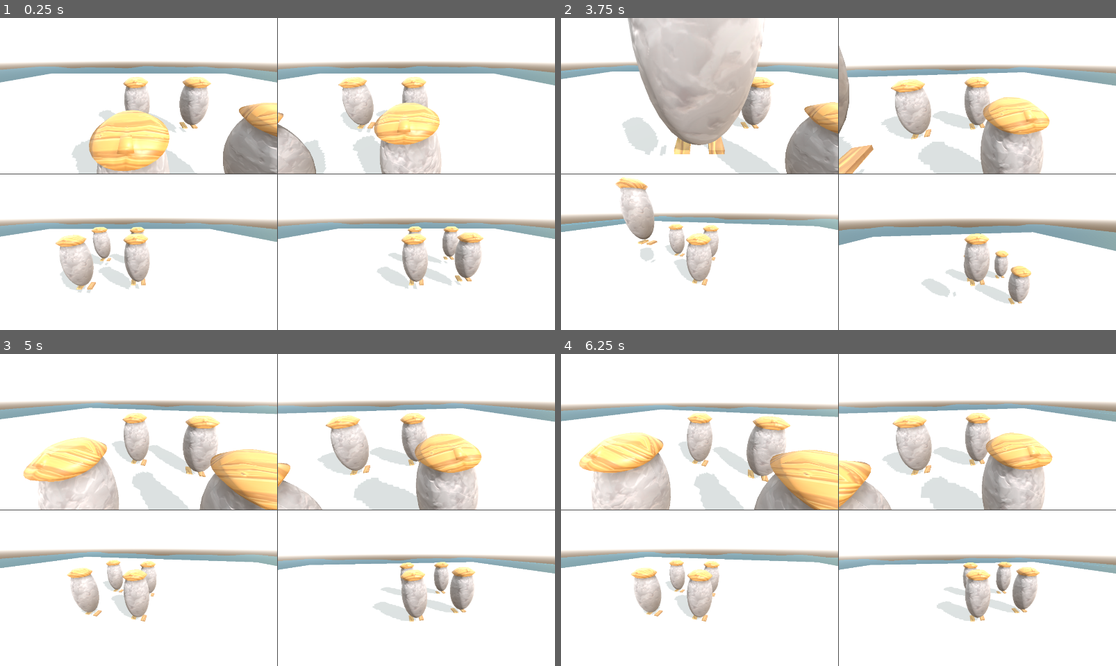
Above: before the commit, frames 1-4 (two rows, left to right).
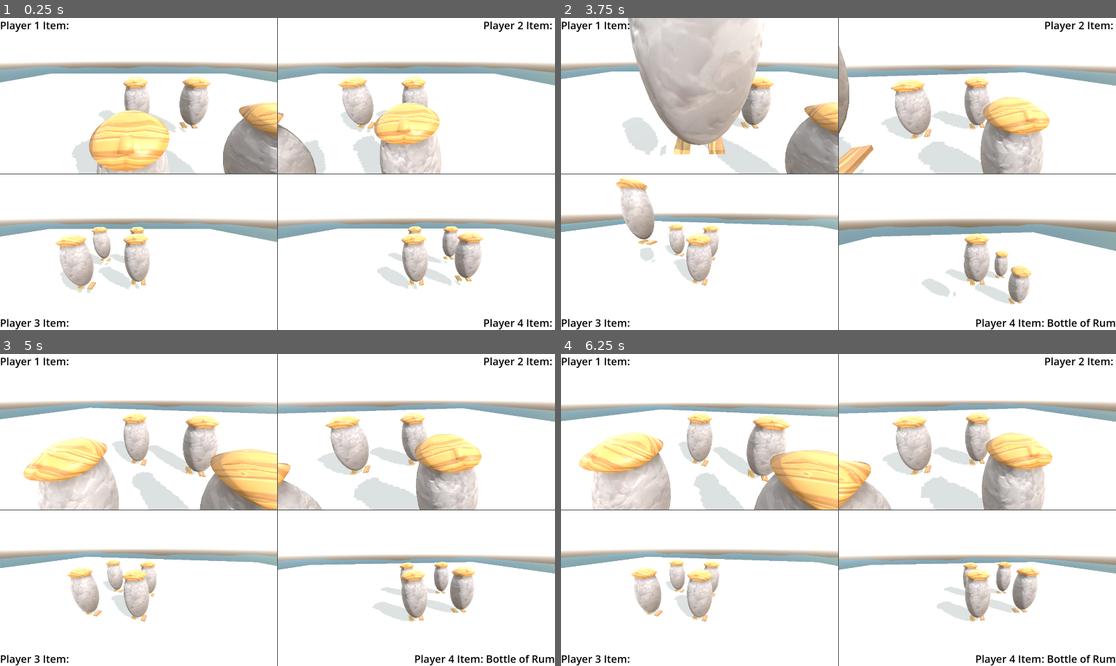
Above: after the commit, the same moments.

Repository: SofiaTilde/wrecked-DH2650-spel-project
Game: Godot game, scene res://node_3d.tscn
Same seed, same stepped clock (60 frames per second), same inputs: the game is played once before the commit and once after it.
Inputs (mouse positions are in pixels of both pictures, inside the frame that each line leads up to):
- Up to frame 1 (0.25 s): no input
- Up to frame 2 (3.75 s): move the mouse to (866, 174) at 0.52 s; move the mouse to (810, 174) at 1.27 s; move the mouse to (849, 167) at 2.02 s; move the mouse to (832, 180) at 2.77 s; tap Enter at 3.5 s; move the mouse to (877, 177) at 3.52 s
- Up to frame 3 (5 s): move the mouse to (233, 506) at 4.27 s
- Up to frame 4 (6.25 s): move the mouse to (844, 510) at 5.02 s; move the mouse to (816, 503) at 5.77 s

The runs differ from the first frame. In frame 1, 0.6% of the frame differs, in the area x 0-100%, y 1-100%; in frame 2, 0.8%; in frame 3, 0.8%; in frame 4, 0.8%.

Commit message:
Simple Item-text-label per splitScreen and added "use" button.
Very simple. For testing, an item (label) is added when jumping and is used when pressing the use_item button:
P1: right btn (controller)
P2: right btn (controller)
P3: V (keyboard)
P4: Backspace (keyboard)

Diff:
--- a/wrecked/node_3d.tscn
+++ b/wrecked/node_3d.tscn
@@ -58,11 +58,20 @@
 stretch = true
 
 [node name="SubViewport" type="SubViewport" parent="GridContainer/SubViewportContainer"]
-size = Vector2i(958, 538)
+handle_input_locally = false
+size = Vector2i(2, 2)
+render_target_update_mode = 4
 
 [node name="Player" parent="GridContainer/SubViewportContainer/SubViewport" instance=ExtResource("1_a202f")]
 transform = Transform3D(1, 0, 0, 0, 1, 0, 0, 0, 1, 0, 2, 0)
 axis_lock_angular_y = true
+
+[node name="Label" type="Label" parent="GridContainer/SubViewportContainer/SubViewport"]
+offset_right = 199.0
+offset_bottom = 50.0
+theme_override_colors/font_color = Color(0, 0, 0, 1)
+theme_override_font_sizes/font_size = 36
+text = "[Dynamic]"
 
 [node name="SubViewportContainer2" type="SubViewportContainer" parent="GridContainer"]
 layout_mode = 2
@@ -72,13 +81,24 @@
 
 [node name="SubViewport" type="SubViewport" parent="GridContainer/SubViewportContainer2"]
 handle_input_locally = false
-size = Vector2i(958, 538)
+size = Vector2i(2, 2)
 render_target_update_mode = 4
 
 [node name="Player2" parent="GridContainer/SubViewportContainer2/SubViewport" instance=ExtResource("1_a202f")]
 transform = Transform3D(1, 0, 0, 0, 1, 0, 0, 0, 1, 2.2195, 2, 0)
 axis_lock_angular_y = true
 player_id = 2
+
+[node name="Label" type="Label" parent="GridContainer/SubViewportContainer2/SubViewport"]
+anchors_preset = 1
+anchor_left = 1.0
+anchor_right = 1.0
+offset_left = -199.0
+offset_bottom = 50.0
+grow_horizontal = 0
+theme_override_colors/font_color = Color(0, 0, 0, 1)
+theme_override_font_sizes/font_size = 36
+text = "[Dynamic]"
 
 [node name="SubViewportContainer3" type="SubViewportContainer" parent="GridContainer"]
 layout_mode = 2
@@ -88,13 +108,24 @@
 
 [node name="SubViewport" type="SubViewport" parent="GridContainer/SubViewportContainer3"]
 handle_input_locally = false
-size = Vector2i(958, 538)
+size = Vector2i(2, 2)
 render_target_update_mode = 4
 
 [node name="Player3" parent="GridContainer/SubViewportContainer3/SubViewport" instance=ExtResource("1_a202f")]
 transform = Transform3D(1, 0, 0, 0, 1, 0, 0, 0, 1, 2.18954, 2, 2.40809)
 axis_lock_angular_y = true
 player_id = 3
+
+[node name="Label" type="Label" parent="GridContainer/SubViewportContainer3/SubViewport"]
+anchors_preset = 2
+anchor_top = 1.0
+anchor_bottom = 1.0
+offset_top = -50.0
+offset_right = 199.0
+grow_vertical = 0
+theme_override_colors/font_color = Color(0, 0, 0, 1)
+theme_override_font_sizes/font_size = 36
+text = "[Dynamic]"
 
 [node name="SubViewportContainer4" type="SubViewportContainer" parent="GridContainer"]
 layout_mode = 2
@@ -104,10 +135,24 @@
 
 [node name="SubViewport" type="SubViewport" parent="GridContainer/SubViewportContainer4"]
 handle_input_locally = false
-size = Vector2i(958, 538)
+size = Vector2i(2, 2)
 render_target_update_mode = 4
 
 [node name="Player4" parent="GridContainer/SubViewportContainer4/SubViewport" instance=ExtResource("1_a202f")]
 transform = Transform3D(1, 0, 0, 0, 1, 0, 0, 0, 1, 0, 2, 2.66988)
 axis_lock_angular_y = true
 player_id = 4
+
+[node name="Label" type="Label" parent="GridContainer/SubViewportContainer4/SubViewport"]
+anchors_preset = 3
+anchor_left = 1.0
+anchor_top = 1.0
+anchor_right = 1.0
+anchor_bottom = 1.0
+offset_left = -199.0
+offset_top = -50.0
+grow_horizontal = 0
+grow_vertical = 0
+theme_override_colors/font_color = Color(0, 0, 0, 1)
+theme_override_font_sizes/font_size = 36
+text = "[Dynamic]"
--- a/wrecked/player_controller.gd
+++ b/wrecked/player_controller.gd
@@ -13,6 +13,8 @@
 
 @onready var twist_pivot = $TwistPivot
 @onready var pitch_pivot = $TwistPivot/PitchPivot
+@onready var label_node = get_parent().get_node("Label")
+
 
 @export var player_id = 1 #p1 är default val! Ändra per spelar node i inspector!
 
@@ -24,6 +26,8 @@
 	Input.mouse_mode = Input.MOUSE_MODE_CAPTURED
 	ap = $PlaceholderCharacter/AnimationPlayer
 	ap.play("Idle")
+	label_node.text = "Player %s" % [player_id] + " Item: "
+
 
 
 #Returnar joystick värdet om värdet är högt nog
@@ -32,6 +36,10 @@
 			return 0.0
 		return value
 
+#call this func when you pick up/use some item
+func update_item_label(item:String)-> void:
+	if label_node: #avoid crashes if node is removed/changed
+		label_node.text = "Player %s" % [player_id] + " Item: %s" % [item]
 
 #_physics då det är en Characterbody3d, kallas kontinuerligt.
 func _physics_process(delta: float) -> void:
@@ -43,8 +51,7 @@
 	var joy_cam_y = apply_deadzone(Input.get_joy_axis([player_id]-1, JOY_AXIS_RIGHT_Y), CAMERA_DEADZONE)
 	"""
 	#New: now use Input Map, Also not using apply_deadzone since Input Map apply dead_zone automatically.
-
-	var cam_dir = Input.get_vector("camera_move_left_%s" % [player_id], "camera_move_right_%s" % [player_id], "camera_move_down_%s" % [player_id], "camera_move_up_%s" % [player_id])
+	var cam_dir = Input.get_vector("camera_move_left_%s" % [player_id], "camera_move_right_%s" % [player_id], "camera_move_down_%s" % [player_id], "camera_move_up_%s" % [player_id]) #normalized [-1,1] 2d vector
 
 	twist_input += -cam_dir.x * joystick_sensitivity
 	pitch_input += -cam_dir.y * joystick_sensitivity
@@ -64,6 +71,7 @@
 	# now use Input Map
 	if Input.is_action_just_pressed("jump_%s" % [player_id]) and is_on_floor():
 		velocity.y = JUMP_VELOCITY
+		update_item_label("Bottle of Rum") #temporary for now
 
 	#movement/running
 	#New: now use Input Map and Deadzone is set in Input Map
@@ -98,6 +106,10 @@
 	#
 	move_and_slide() #rörelse enligt velocity mm.
 
+	#use item
+	if Input.is_action_just_pressed("use_item_%s" % [player_id]):
+		update_item_label(" ")
+
 
 func _unhandled_input(event: InputEvent) -> void:
 	if event is InputEventMouseMotion:
--- a/wrecked/project.godot
+++ b/wrecked/project.godot
@@ -203,6 +203,26 @@
 "events": [Object(InputEventJoypadMotion,"resource_local_to_scene":false,"resource_name":"","device":3,"axis":3,"axis_value":-1.0,"script":null)
 ]
 }
+use_item_1={
+"deadzone": 0.2,
+"events": [Object(InputEventJoypadButton,"resource_local_to_scene":false,"resource_name":"","device":0,"button_index":1,"pressure":0.0,"pressed":false,"script":null)
+]
+}
+use_item_2={
+"deadzone": 0.2,
+"events": [Object(InputEventJoypadButton,"resource_local_to_scene":false,"resource_name":"","device":1,"button_index":1,"pressure":0.0,"pressed":false,"script":null)
+]
+}
+use_item_3={
+"deadzone": 0.2,
+"events": [Object(InputEventKey,"resource_local_to_scene":false,"resource_name":"","device":-1,"window_id":0,"alt_pressed":false,"shift_pressed":false,"ctrl_pressed":false,"meta_pressed":false,"pressed":false,"keycode":0,"physical_keycode":86,"key_label":0,"unicode":118,"location":0,"echo":false,"script":null)
+]
+}
+use_item_4={
+"deadzone": 0.2,
+"events": [Object(InputEventKey,"resource_local_to_scene":false,"resource_name":"","device":-1,"window_id":0,"alt_pressed":false,"shift_pressed":false,"ctrl_pressed":false,"meta_pressed":false,"pressed":false,"keycode":0,"physical_keycode":4194308,"key_label":0,"unicode":0,"location":0,"echo":false,"script":null)
+]
+}
 
 [rendering]
 
